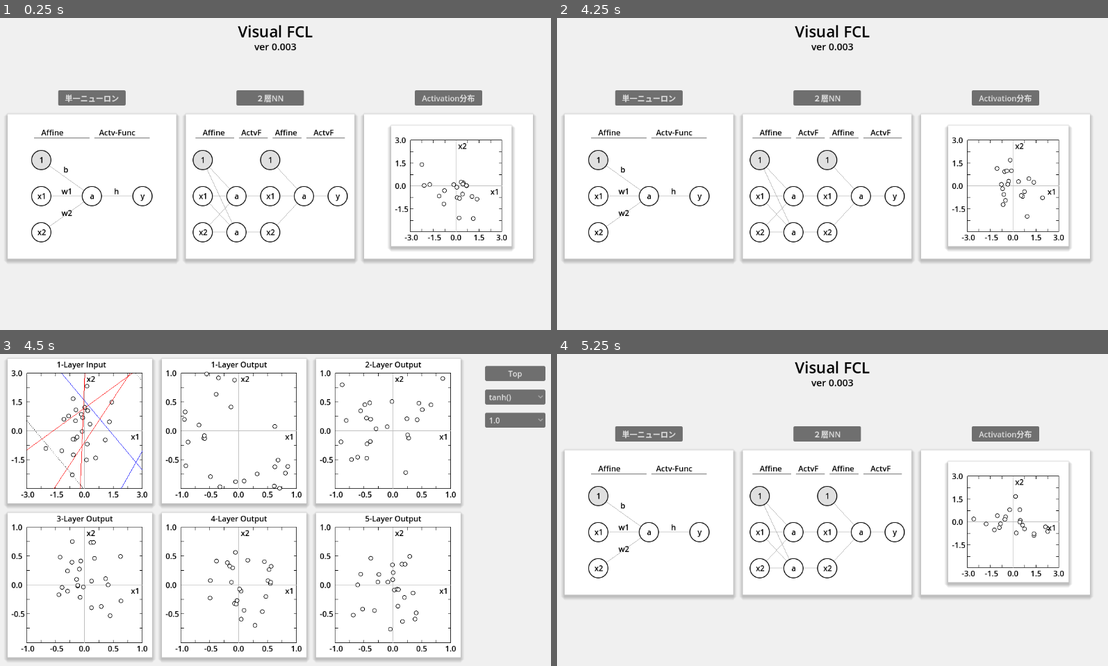
Above: before the commit, frames 1-4 (two rows, left to right).
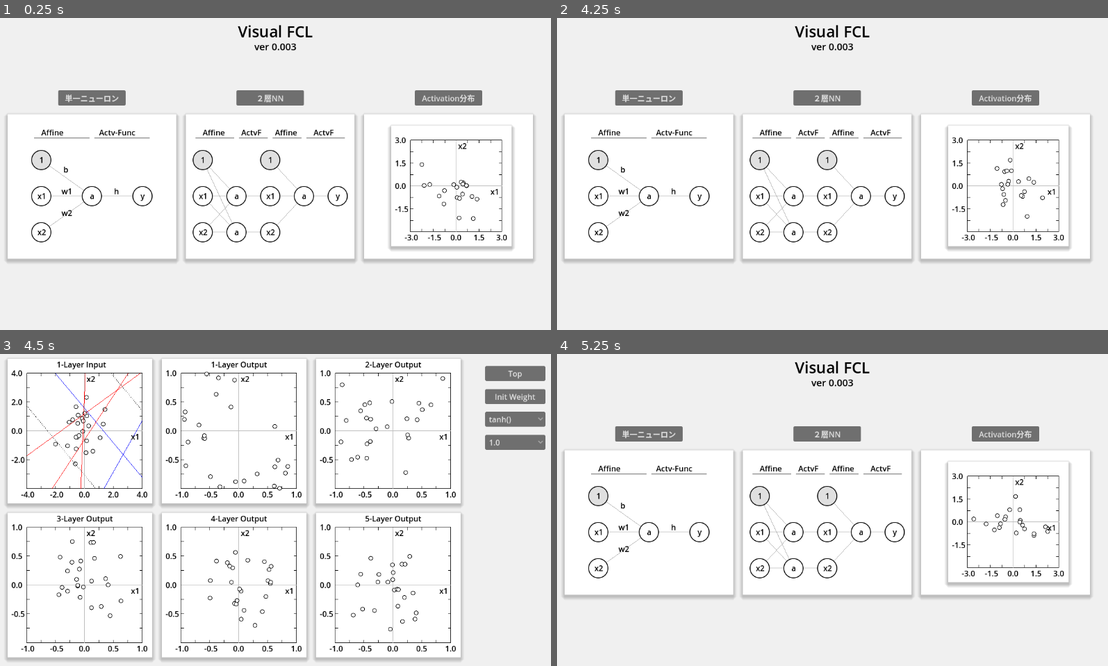
Above: after the commit, the same moments.

Repository: vivisuke/VisualFCL
Game: Godot game, scene res://top_scene.tscn
Same seed, same stepped clock (60 frames per second), same inputs: the game is played once before the commit and once after it.
Inputs:
- Up to frame 1 (0.25 s): no input
- Up to frame 2 (4.25 s): click "単一ニューロン" at 0.5 s; click "Init" at 1.25 s; click "Top" at 2 s; click "２層NN" at 2.75 s; click "Top" at 3.5 s
- Up to frame 3 (4.5 s): click "Activation分布" at 4.25 s
- Up to frame 4 (5.25 s): click "Top" at 5 s

Frames 1-2 are identical in both runs. In frame 3, 1.9% of the frame differs, in the area x 2-99%, y 5-47%; in frame 4, nothing differs.

Commit message:
0082 ◎ C 06/25 06/26 0.003│ToDo│Act分布シーン：「Init Weight」ボタン設置

Diff:
--- a/VisualFCL/activate_distri_scene.tscn
+++ b/VisualFCL/activate_distri_scene.tscn
@@ -17,6 +17,13 @@
 offset_right = 1136.0
 offset_bottom = 56.0
 text = "Top"
+
+[node name="InitButton" type="Button" parent="."]
+offset_left = 1011.0
+offset_top = 73.0
+offset_right = 1136.0
+offset_bottom = 104.0
+text = "Init Weight"
 
 [node name="GraphRect_1" type="ColorRect" parent="."]
 offset_left = 20.0
@@ -62,9 +69,9 @@
 
 [node name="ActvFuncButton" type="OptionButton" parent="."]
 offset_left = 1011.0
-offset_top = 74.0
+offset_top = 120.0
 offset_right = 1136.0
-offset_bottom = 105.0
+offset_bottom = 151.0
 item_count = 3
 selected = 0
 popup/item_0/text = "tanh()"
@@ -76,9 +83,9 @@
 
 [node name="WtInitTypeButton" type="OptionButton" parent="."]
 offset_left = 1011.0
-offset_top = 122.0
+offset_top = 168.0
 offset_right = 1136.0
-offset_bottom = 153.0
+offset_bottom = 199.0
 item_count = 4
 selected = 0
 popup/item_0/text = "1.0"
@@ -91,5 +98,6 @@
 popup/item_3/id = 3
 
 [connection signal="pressed" from="TopButton" to="." method="_on_top_button_pressed"]
+[connection signal="pressed" from="InitButton" to="." method="_on_init_button_pressed"]
 [connection signal="item_selected" from="ActvFuncButton" to="." method="_on_actv_func_button_item_selected"]
 [connection signal="item_selected" from="WtInitTypeButton" to="." method="_on_wt_init_type_button_item_selected"]
--- a/VisualFCL/scripts/GraphRect.gd
+++ b/VisualFCL/scripts/GraphRect.gd
@@ -149,8 +149,8 @@
 		#draw_circle(posToScreenPos(Vector2(x, y)), 4.0, col)
 		dot_plot(Vector2(x, y), vec_input[i][2])
 func _draw():
-	print("draw()")
-	print("ope = ", ope)
+	#print("draw()")
+	#print("ope = ", ope)
 	# 背景＋影 描画
 	var style_box = StyleBoxFlat.new()      # 影、ボーダなどを描画するための矩形スタイルオブジェクト
 	style_box.bg_color = Color.WHITE   # 矩形背景色
--- a/VisualFCL/scripts/activate_distri_scene.gd
+++ b/VisualFCL/scripts/activate_distri_scene.gd
@@ -8,6 +8,7 @@
 const N_NODE = 50				# 中間、出力ノード数
 const N_LAYER = 5				# レイヤー数
 
+var norm = 1.0
 var vec_input = []				# 入力データ配列, [x1, x2, x3, ... xN]
 var vec_pair = []				# データ配列, 要素：[x, y, bool]
 var first_layer
@@ -74,7 +75,7 @@
 	func set_af(af):
 		for i in range(n_output):
 			neuron_lst[i].actv_func = af
-	func set_norm(norm):
+	func set_norm(norm):	# 重み標準偏差設定・重み再計算
 		for i in range(n_output):
 			neuron_lst[i].init_weight(norm)
 	func forward(inp: Array):
@@ -117,14 +118,9 @@
 	vec_layer.resize(N_LAYER)
 	for i in range(N_LAYER):
 		vec_layer[i] = FCLayer.new(N_INPUT, N_NODE, AF_TANH, 0.1414)
-	var vv_weight = []
-	first_layer = vec_layer[0]
-	for i in range(5):
-		var vw = first_layer.neuron_lst[i].vec_weight
-		vv_weight.push_back([vw[0], vw[1], vw[2]])
-	$GraphRect_1.vv_weight = vv_weight
 	init()
 	forward()
+	set_div_line()
 	pass # Replace with function body.
 func init():
 	vec_input = []
@@ -136,13 +132,22 @@
 		vec_input.push_back(y)
 		vec_pair.push_back([x, y, false])
 	$GraphRect_1.vec_input = vec_pair
-	$GraphRect_1.maxv = 3.0
+	$GraphRect_1.maxv = 4.0
 	#$GraphRect_1.queue_redraw()
 	#$GraphRect_2.queue_redraw()
 	#$GraphRect_3.queue_redraw()
 	#$GraphRect_4.queue_redraw()
 	#$GraphRect_5.queue_redraw()
 	#$GraphRect_6.queue_redraw()
+func set_div_line():
+	var vv_weight = []
+	first_layer = vec_layer[0]
+	for i in range(5):
+		var vw = first_layer.neuron_lst[i].vec_weight
+		vv_weight.push_back([vw[0], vw[1], vw[2]])
+		print("[b, w1, w2] = ", [vw[0], vw[1], vw[2]])
+	$GraphRect_1.vv_weight = vv_weight
+	$GraphRect_1.queue_redraw()
 func forward():
 	var tmp = vec_input
 	for k in range(N_LAYER):
@@ -164,8 +169,8 @@
 	for k in range(N_LAYER):
 		vec_layer[k].set_af(index)
 	forward()
+	set_div_line()
 func _on_wt_init_type_button_item_selected(index):
-	var norm
 	if index == WI_1: norm = 1.0
 	elif index == WI_001: norm = 0.001
 	elif index == WI_XAVIER: norm = 1.0/sqrt(N_INPUT)
@@ -174,3 +179,10 @@
 	for k in range(N_LAYER):
 		vec_layer[k].set_norm(norm)
 	forward()
+	set_div_line()
+func _on_init_button_pressed():
+	for k in range(N_LAYER):
+		vec_layer[k].set_norm(norm)
+	forward()
+	set_div_line()
+	pass # Replace with function body.
Not shown, changed: VisualFCL.spr
